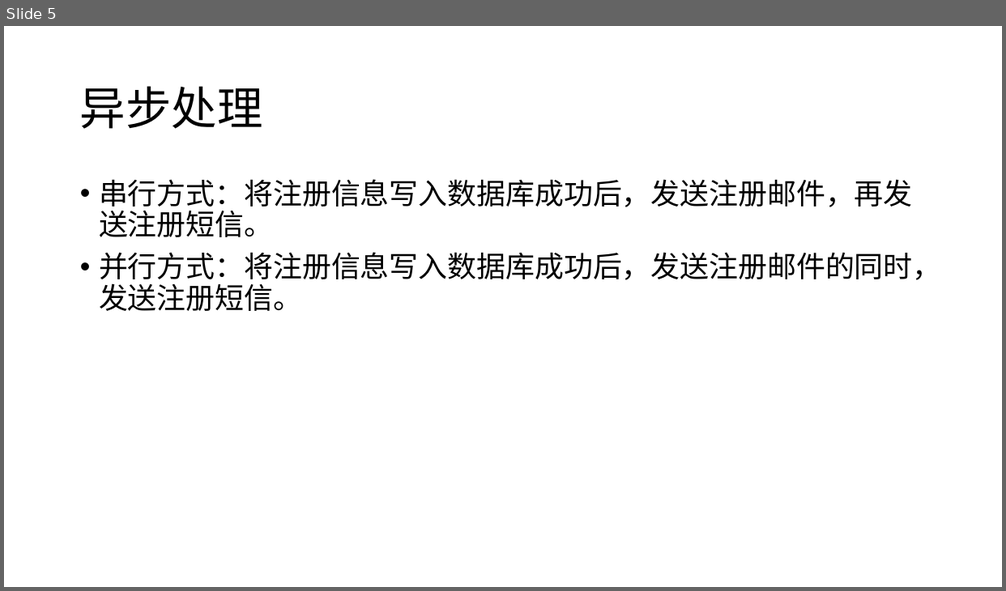
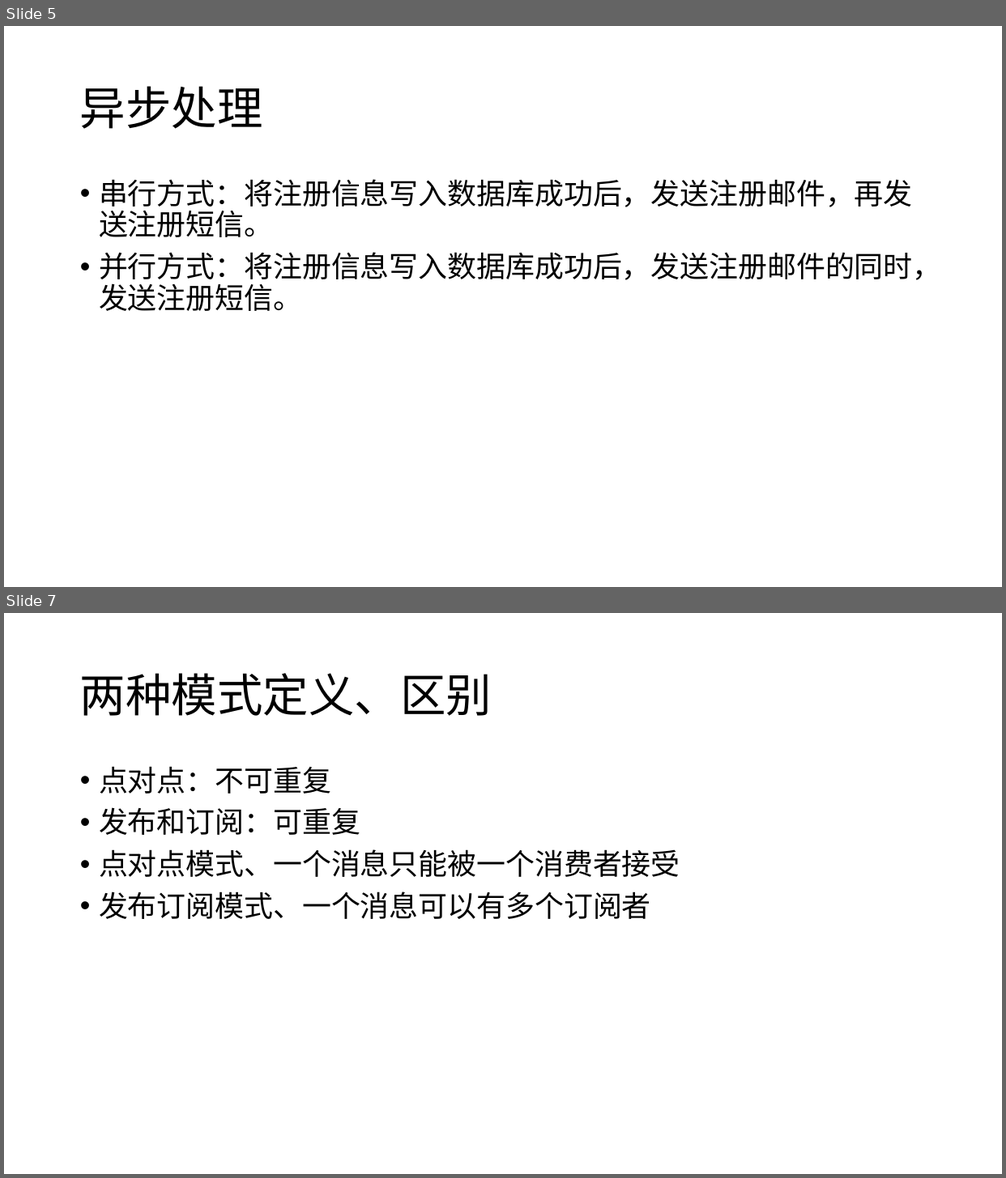
Before and after one commit to Lizhongxi/CPC, a slide deck: 消息队列/消息队列.pptx. Shown one above the other, each under a label of ours: slide 5 before the commit, slides 5 and 7 after it; the slides between them are not shown. The pictures are 1006x591 and 1006x1178 pixels, drawn with LibreOffice and Linux fonts; fonts in the diff are those of the drawing. Boxes give left, top, right and bottom in pixels: in the first picture for what was removed or moved away, otherwise in the second. Text is boxed around its words. In the diff, an @@ line names an element or a change of style, - is before the commit and + after.

```diff
--- a/消息队列/消息队列.pptx
+++ b/消息队列/消息队列.pptx
@@ slide 7 added at (x1=4, y1=613, x2=1002, y2=1174), background #FFFFFF @@
@@ title added at (x1=80, y1=673, x2=492, y2=716), 44 pt, text #000000 @@
+两种模式定义、区别
@@ text added at (x1=99, y1=766, x2=680, y2=919), 28 pt, text #000000 @@
+• 点对点：不可重复
+• 发布和订阅：可重复
+• 点对点模式、一个消息只能被一个消费者接受
+• 发布订阅模式、一个消息可以有多个订阅者
```
Also in this commit, not shown: 2 slides changed, 2 other files.
